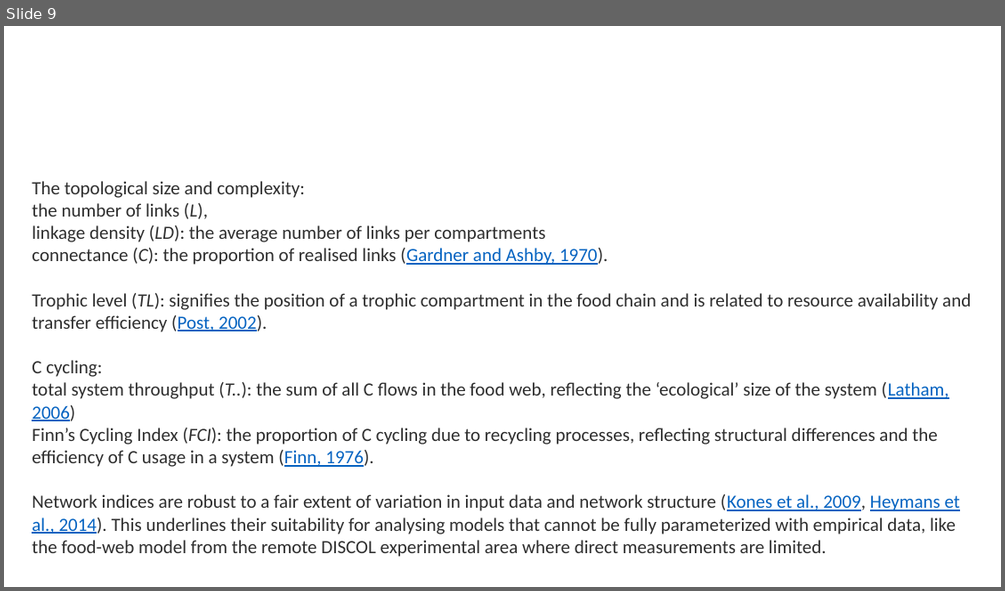
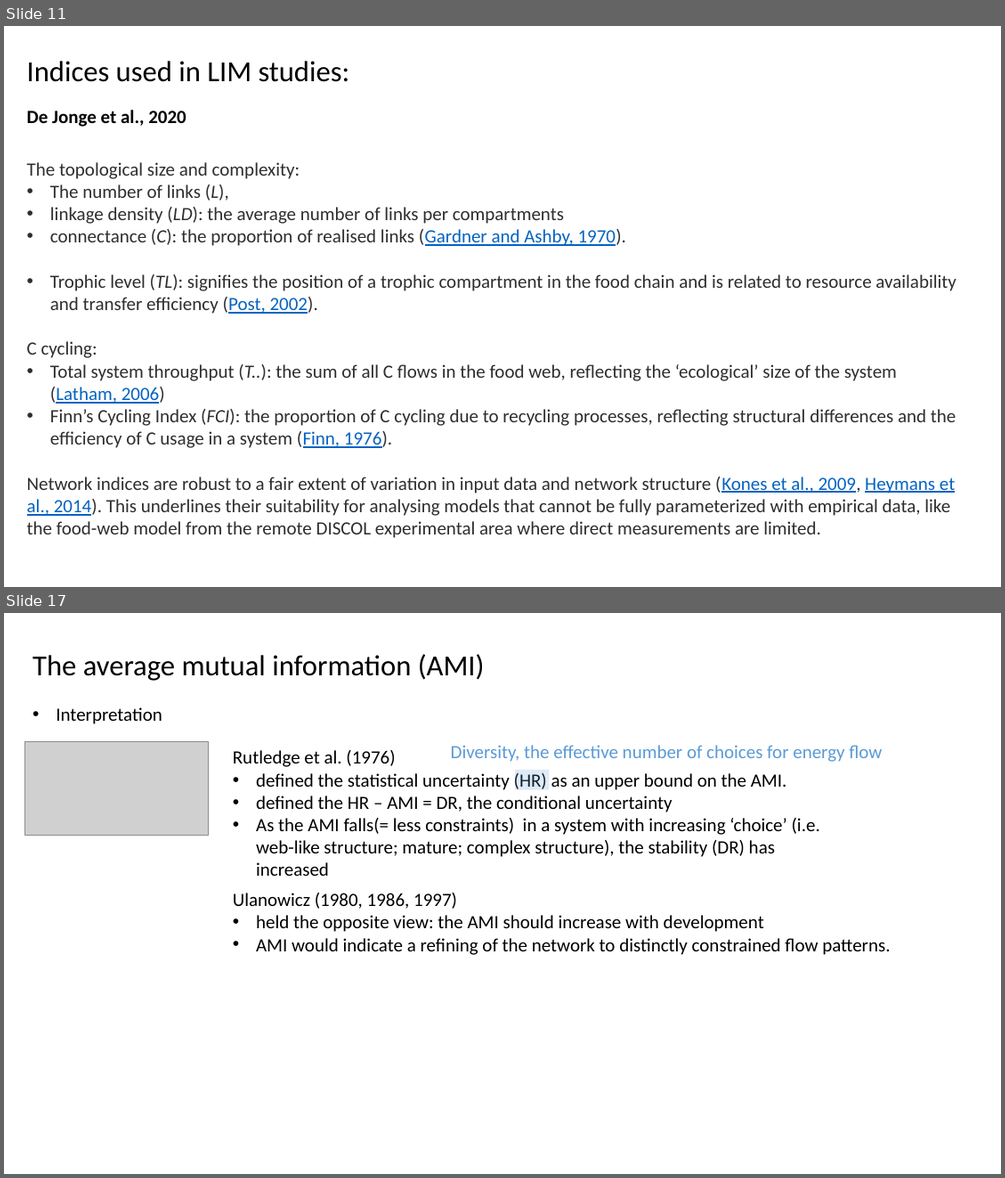
Before and after one commit to chueh1115/GPSC_data, a slide deck: context/GCfoodweb_p3.pptx. Shown one above the other, each under a label of ours: slide 9 before the commit, slides 11 and 17 after it; the slides between them are not shown. The pictures are 1005x591 and 1005x1178 pixels, drawn with LibreOffice and Linux fonts; fonts in the diff are those of the drawing; grey boxes stand for pictures. Boxes give left, top, right and bottom in pixels: in the first picture for what was removed or moved away, otherwise in the second. Text is boxed around its words. In the diff, an @@ line names an element or a change of style, - is before the commit and + after.

```diff
--- a/context/GCfoodweb_p3.pptx
+++ b/context/GCfoodweb_p3.pptx
@@ slide 17 added at [4,613,1001,1174], background #FFFFFF @@
@@ text added at [32,654,485,681], 28 pt, text #000000 @@
+The average mutual information (AMI)
@@ text added at [56,707,162,724], 18 pt, text #000000 @@
+• Interpretation
@@ picture added at [25,742,208,835] @@
@@ text added at [451,745,882,762], 18 pt, text #5B9BD5 @@
+Diversity, the effective number of choices for energy flow
@@ text added at [233,750,820,876], 18 pt, text #000000 @@
+Rutledge et al. (1976)
+• defined the statistical uncertainty (HR) as an upper bound on the AMI.
+• defined the HR – AMI = DR, the conditional uncertainty
+• As the AMI falls(= less constraints) in a system with increasing ‘choice’ (i.e. web-like structure; mature; complex structure), the stability (DR) has increased
@@ rectangle added at [515,770,550,789], fill #5B9BD5 at 20% opacity @@
@@ text added at [233,892,890,955], 18 pt, text #000000 @@
+Ulanowicz (1980, 1986, 1997)
+• held the opposite view: the AMI should increase with development
+• AMI would indicate a refining of the network to distinctly constrained flow patterns.
@@ what was slide 9 is now slide 11 @@
@@ slide 11 changed as well @@
@@ text added at [27,61,350,82], 28 pt, text #000000 @@
+Indices used in LIM studies:
@@ text added at [27,110,186,127], 18 pt, text #000000, bold @@
+De Jonge et al., 2020
@@ text "The topological size and complexity:": place and size @@
-text "The topological size and complexity:" at [32,181,971,556]
+text "The topological size and complexity:" at [27,162,956,538]
@@ text at [50,184,229,200]: text changed @@
-the number of links (L),
+• The number of links (L),
@@ text at [50,207,956,448]: bullet none to • @@
@@ text at [50,364,897,403]: text changed @@
-total system throughput (T..): the sum of all C flows in the food web, reflecting the ‘ecological’ size of the system (Latham, 2006)
+• Total system throughput (T..): the sum of all C flows in the food web, reflecting the ‘ecological’ size of the system (Latham, 2006)
```
Also in this commit, not shown: 6 other slides changed, 6 other slides added, 14 other files.
